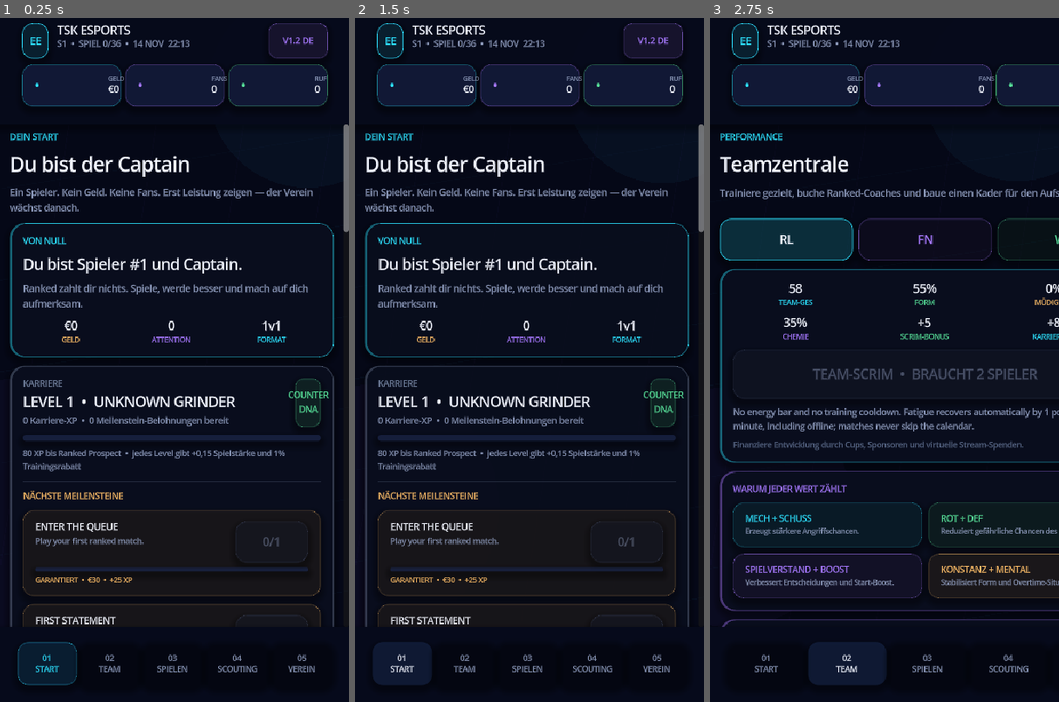
Above: before the commit, frames 1-3 (left to right).
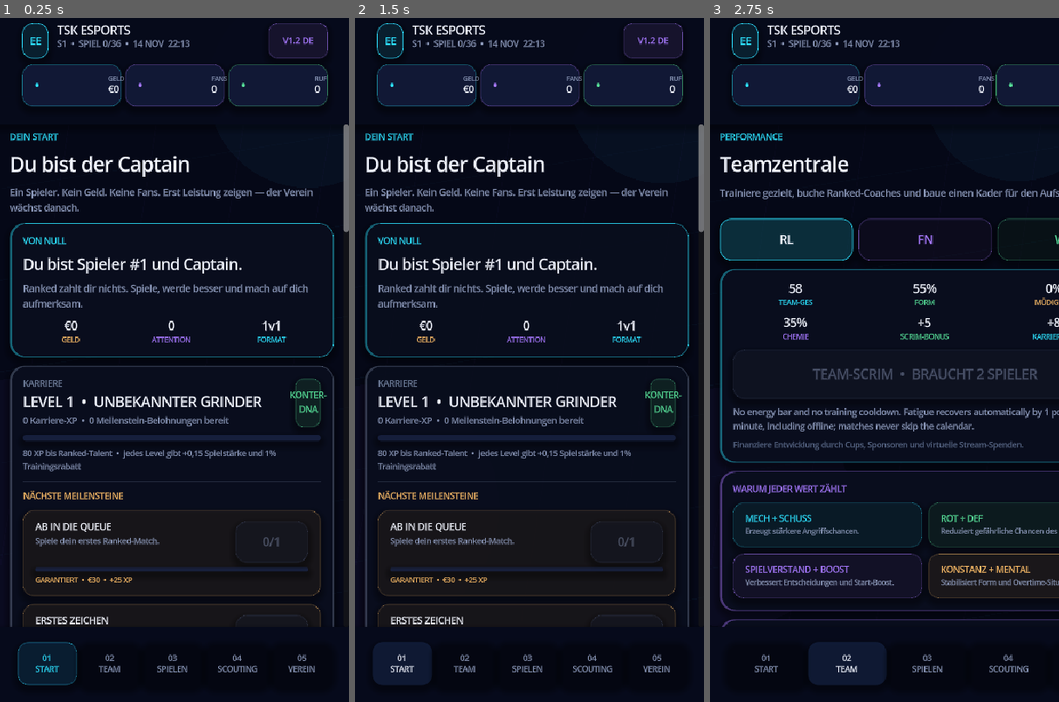
Above: after the commit, the same moments.

Repository: JasonTSKowner/E-Sport-Empire
Game: Godot game, scene res://scenes/Main.tscn
Same seed, same stepped clock (60 frames per second), same inputs: the game is played once before the commit and once after it.
Inputs:
- Up to frame 1 (0.25 s): no input
- Up to frame 2 (1.5 s): click "01 START" at 0.5 s; click "01 START" at 1.25 s
- Up to frame 3 (2.75 s): click "02 TEAM" at 2 s

The runs differ from the first frame. In frame 1, 1.5% of the frame differs, in the area x 10-95%, y 54-89%; in frame 2, 1.5%; in frame 3, nothing differs.

Commit message:
v1.2: localize career progression

Diff:
--- a/scripts/career_data.gd
+++ b/scripts/career_data.gd
@@ -2,56 +2,56 @@
 extends RefCounted
 
 const LEVELS := [
-	{"level": 1, "name": "Unknown Grinder", "minimum_xp": 0, "color": "71809d"},
-	{"level": 2, "name": "Ranked Prospect", "minimum_xp": 80, "color": "2de2ff"},
-	{"level": 3, "name": "Rising Threat", "minimum_xp": 200, "color": "58e39b"},
-	{"level": 4, "name": "Open Contender", "minimum_xp": 380, "color": "ffbf69"},
+	{"level": 1, "name": "Unbekannter Grinder", "minimum_xp": 0, "color": "71809d"},
+	{"level": 2, "name": "Ranked-Talent", "minimum_xp": 80, "color": "2de2ff"},
+	{"level": 3, "name": "Aufstrebende Gefahr", "minimum_xp": 200, "color": "58e39b"},
+	{"level": 4, "name": "Open-Anwärter", "minimum_xp": 380, "color": "ffbf69"},
 	{"level": 5, "name": "Semi-Pro", "minimum_xp": 650, "color": "a779ff"},
-	{"level": 6, "name": "Pro Player", "minimum_xp": 1000, "color": "ff5b8d"},
-	{"level": 7, "name": "Elite Competitor", "minimum_xp": 1450, "color": "ff7da8"},
+	{"level": 6, "name": "Profi-Spieler", "minimum_xp": 1000, "color": "ff5b8d"},
+	{"level": 7, "name": "Elite-Spieler", "minimum_xp": 1450, "color": "ff7da8"},
 	{"level": 8, "name": "World Class", "minimum_xp": 2050, "color": "f2efff"},
-	{"level": 9, "name": "Global Star", "minimum_xp": 2800, "color": "b47aff"},
-	{"level": 10, "name": "Esports Icon", "minimum_xp": 3800, "color": "ffc76b"},
+	{"level": 9, "name": "Globaler Star", "minimum_xp": 2800, "color": "b47aff"},
+	{"level": 10, "name": "Esport-Ikone", "minimum_xp": 3800, "color": "ffc76b"},
 ]
 
 const CLUB_IDENTITIES := [
 	{
 		"id": "pressure",
-		"name": "Relentless Press",
-		"short": "PRESS DNA",
+		"name": "Dauerhafter Druck",
+		"short": "PRESS-DNA",
 		"action": "press",
-		"action_label": "HIGH PRESS",
+		"action_label": "HOHER DRUCK",
 		"goal_bonus": 0.04,
 		"color": "ff5b8d",
-		"detail": "Your HIGH PRESS calls gain +4 percentage points scoring chance.",
+		"detail": "Dein hoher Druck erhält +4 Prozentpunkte Torchance.",
 	},
 	{
 		"id": "control",
-		"name": "Calculated Control",
-		"short": "CONTROL DNA",
+		"name": "Kontrolliertes Spiel",
+		"short": "CONTROL-DNA",
 		"action": "control",
-		"action_label": "BOOST CONTROL",
+		"action_label": "BOOST-KONTROLLE",
 		"goal_bonus": 0.04,
 		"color": "2de2ff",
-		"detail": "Your BOOST CONTROL calls gain +4 percentage points scoring chance.",
+		"detail": "Deine Boost-Kontrolle erhält +4 Prozentpunkte Torchance.",
 	},
 	{
 		"id": "counter",
-		"name": "Counter Culture",
-		"short": "COUNTER DNA",
+		"name": "Konter-Kultur",
+		"short": "KONTER-DNA",
 		"action": "counter",
-		"action_label": "FAST COUNTER",
+		"action_label": "SCHNELLER KONTER",
 		"goal_bonus": 0.04,
 		"color": "58e39b",
-		"detail": "Your FAST COUNTER calls gain +4 percentage points scoring chance.",
+		"detail": "Dein schneller Konter erhält +4 Prozentpunkte Torchance.",
 	},
 ]
 
 const MILESTONES := [
 	{
 		"id": "first_match",
-		"label": "ENTER THE QUEUE",
-		"detail": "Play your first ranked match.",
+		"label": "AB IN DIE QUEUE",
+		"detail": "Spiele dein erstes Ranked-Match.",
 		"progress_key": "ranked_matches",
 		"target": 1,
 		"cash": 30,
@@ -59,8 +59,8 @@
 	},
 	{
 		"id": "first_win",
-		"label": "FIRST STATEMENT",
-		"detail": "Win your first ranked match.",
+		"label": "ERSTES ZEICHEN",
+		"detail": "Gewinne dein erstes Ranked-Match.",
 		"progress_key": "ranked_wins",
 		"target": 1,
 		"cash": 40,
@@ -68,8 +68,8 @@
 	},
 	{
 		"id": "placement_set",
-		"label": "RANK REVEALED",
-		"detail": "Complete ten Rocket League placements.",
+		"label": "RANG ENTHÜLLT",
+		"detail": "Schließe zehn Rocket-League-Placements ab.",
 		"progress_key": "placements",
 		"target": 10,
 		"cash": 80,
@@ -77,8 +77,8 @@
 	},
 	{
 		"id": "first_teammate",
-		"label": "NOT SOLO ANYMORE",
-		"detail": "Build a two-player Rocket League roster.",
+		"label": "NICHT MEHR SOLO",
+		"detail": "Baue einen Rocket-League-Kader mit zwei Spielern.",
 		"progress_key": "rl_roster",
 		"target": 2,
 		"cash": 100,
@@ -86,8 +86,8 @@
 	},
 	{
 		"id": "gold_rank",
-		"label": "GOLD STANDARD",
-		"detail": "Reach Gold in any Rocket League playlist.",
+		"label": "GOLD-STANDARD",
+		"detail": "Erreiche Gold in einer Rocket-League-Playlist.",
 		"progress_key": "gold_rank",
 		"target": 1,
 		"cash": 130,
@@ -95,8 +95,8 @@
 	},
 	{
 		"id": "musty_unlocked",
-		"label": "MECHANICAL THREAT",
-		"detail": "Unlock the Musty Flick in the Mechanics Arsenal.",
+		"label": "MECHANISCHE GEFAHR",
+		"detail": "Schalte den Musty Flick bei den Mechaniken frei.",
 		"progress_key": "musty_unlocked",
 		"target": 1,
 		"cash": 110,
@@ -104,8 +104,8 @@
 	},
 	{
 		"id": "chemistry_65",
-		"label": "REAL DUO",
-		"detail": "Raise Rocket League team chemistry to 65.",
+		"label": "ECHTES DUO",
+		"detail": "Erhöhe die Rocket-League-Teamchemie auf 65.",
 		"progress_key": "chemistry",
 		"target": 65,
 		"cash": 125,
@@ -113,8 +113,8 @@
 	},
 	{
 		"id": "cup_winner",
-		"label": "COMMUNITY CHAMPION",
-		"detail": "Win a community cup.",
+		"label": "COMMUNITY-CHAMPION",
+		"detail": "Gewinne einen Community Cup.",
 		"progress_key": "cup_wins",
 		"target": 1,
 		"cash": 175,
@@ -122,8 +122,8 @@
 	},
 	{
 		"id": "facility_network",
-		"label": "REAL INFRASTRUCTURE",
-		"detail": "Own five total facility levels.",
+		"label": "ECHTE INFRASTRUKTUR",
+		"detail": "Besitze insgesamt fünf Einrichtungslevel.",
 		"progress_key": "facility_levels",
 		"target": 5,
 		"cash": 220,
@@ -131,8 +131,8 @@
 	},
 	{
 		"id": "creator_250",
-		"label": "AUDIENCE FOUND",
-		"detail": "Reach 250 stream followers.",
+		"label": "COMMUNITY GEFUNDEN",
+		"detail": "Erreiche 250 Stream-Follower.",
 		"progress_key": "followers",
 		"target": 250,
 		"cash": 180,
@@ -140,8 +140,8 @@
 	},
 	{
 		"id": "season_complete",
-		"label": "FULL CAMPAIGN",
-		"detail": "Complete one 36-match season.",
+		"label": "VOLLE SAISON",
+		"detail": "Schließe eine Saison mit 36 Spielen ab.",
 		"progress_key": "seasons_finished",
 		"target": 1,
 		"cash": 300,
@@ -150,7 +150,7 @@
 	{
 		"id": "grand_champion",
 		"label": "GRAND CHAMPION",
-		"detail": "Reach Grand Champion in any Rocket League playlist.",
+		"detail": "Erreiche Grand Champion in einer Rocket-League-Playlist.",
 		"progress_key": "grand_champion",
 		"target": 1,
 		"cash": 500,
